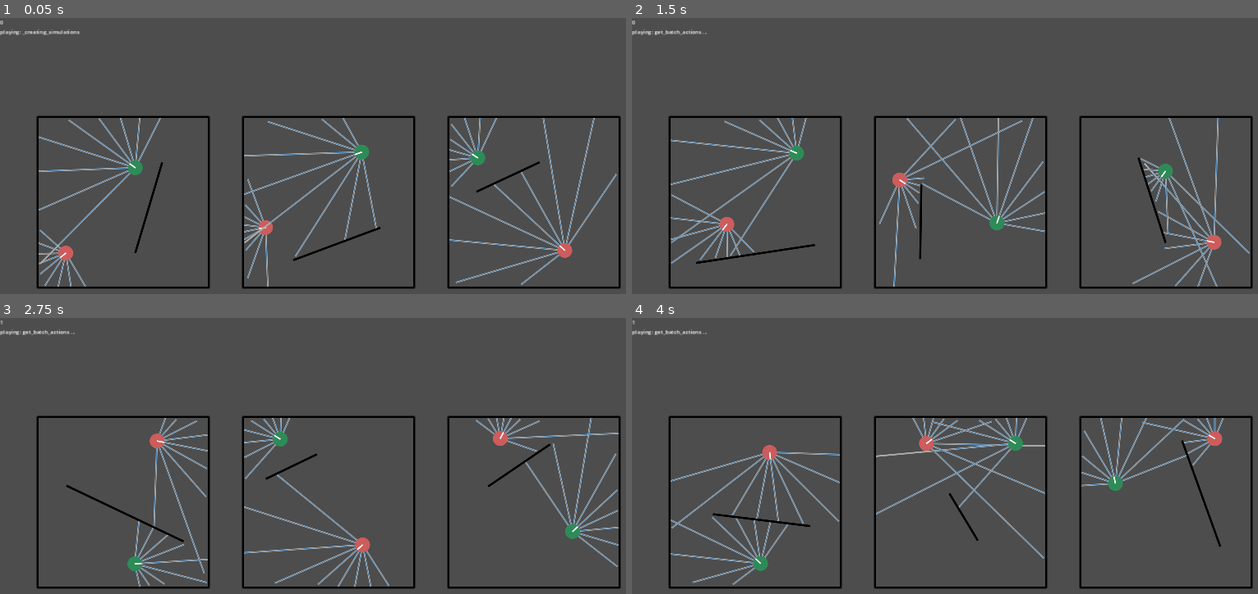
Above: before the commit, frames 1-4 (two rows, left to right).
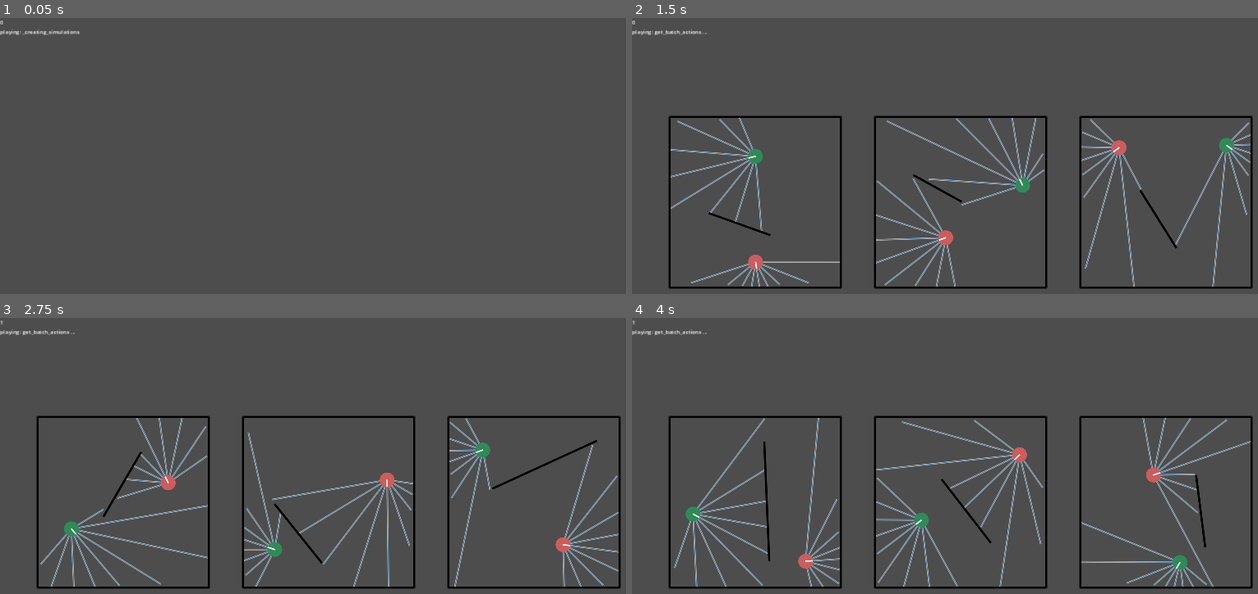
Above: after the commit, the same moments.

Repository: stokatyan/godot-ai
Game: Godot game, scene res://FindCoinGame/FCGEnv.tscn
Two runs of this game, one before a commit and one after it. Both use one fixed random seed, a clock stepped at 60 frames per second and the inputs below.
Inputs:
- Up to frame 1 (0.05 s): no input
- Up to frame 2 (1.5 s): tap Enter at 0.5 s; hold D 0.53-1.28 s; tap 2 at 0.6, 1.35 s; tap Space at 0.77, 1.25 s; hold S from 1.28 s (still down)
- Up to frame 3 (2.75 s): tap Space at 1.52 s; tap Enter at 2 s; release S at 2.03 s; hold D from 2.03 s (still down); tap 3 at 2.1 s; tap 2 at 2.3 s
- Up to frame 4 (4 s): tap Space at 2.75, 3.02, 3.77 s; release D at 2.78 s; hold Up 2.78-3.53 s; tap O at 2.85 s; tap 2 at 3.05, 3.8 s; tap Enter at 3.5 s; hold A from 3.53 s (still down); hold Enter from 3.53 s (still down)

The runs differ from the first frame. In frame 1, 7.1% of the frame differs, in the area x 5-100%, y 35-99%; in frame 2, 8.1%, in the area x 6-99%, y 36-98%; in frame 3, 7.4%; in frame 4, 8.1%.
Error in both runs: Cannot call method 'poll' on a null value. (res://AI/AIServerTCP.gd:40)

Commit message:
Add logs; increase positive reward to +100.0

Diff:
--- a/godot-ai-client/FindCoinGame/FCGEnv.gd
+++ b/godot-ai-client/FindCoinGame/FCGEnv.gd
@@ -88,10 +88,10 @@
 	return FCGSimulation.new() as FCGSimulation
 
 func get_simulation_count() -> int:
-	return 3
+	return 50
 
 func get_steps_in_round() -> int:
-	return 5
+	return 40
 
 func get_state_dim(_agent_name: String) -> int:
 	if _agent_name == _example_sim.get_agent_names()[0]:
--- a/godot-ai-client/FindCoinGame/FCGSimulation.gd
+++ b/godot-ai-client/FindCoinGame/FCGSimulation.gd
@@ -14,10 +14,10 @@
 var _actions_taken = 0
 
 var _agents_to_prev_actions = {}
-var _action_history_size = 1#10
+var _action_history_size = 10
 
 var _agents_to_prev_observations= {}
-var _observation_history_size = 1#10
+var _observation_history_size = 10
 
 var _wall_thickness: float = 5
 
@@ -310,7 +310,7 @@
 func get_score(agent_index: int) -> float:
 	if agent_index == 0:
 		if is_game_complete(agent_index):
-			return 1.0
+			return 100.0
 		return -1.0
 	else:
 		if is_game_complete(agent_index):
